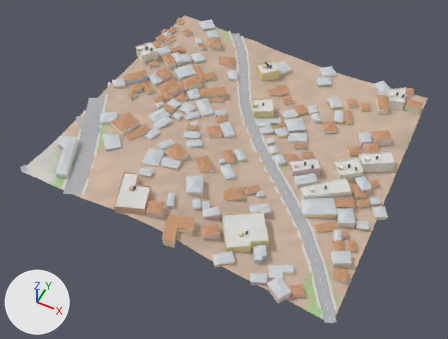
A saved change to the glTF model city/hi/t_2_-2.glb.
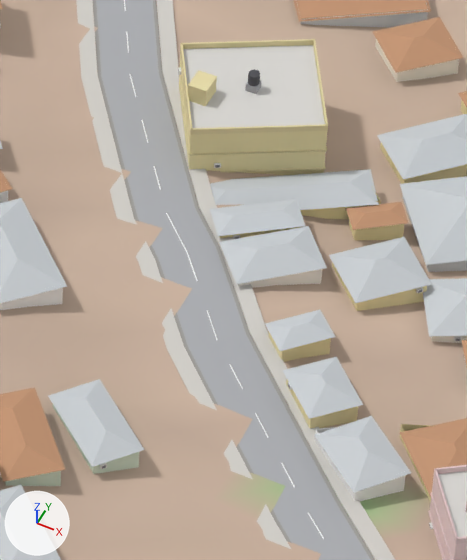
The first picture shows the older version from a 50 mm lens placed at (793.0, -726.0, 390.0), pointed at (637.0, -413.0, 0.0). The close-ups show the older and then the newer version on the part from 50% to 66% of the width and 27% to 51% of the height of that picture. Only the edits that show in the close-ups are written down. The axes (+X, +Y, +Z) are drawn at lower left. The lights are the same throughout. Vertices at exactly the same position are counted once.

Objects in the first close-up: 'Buildings-col', 'Details', 'Roads-col', 'Sidewalks-col', 'Terrain-col'.
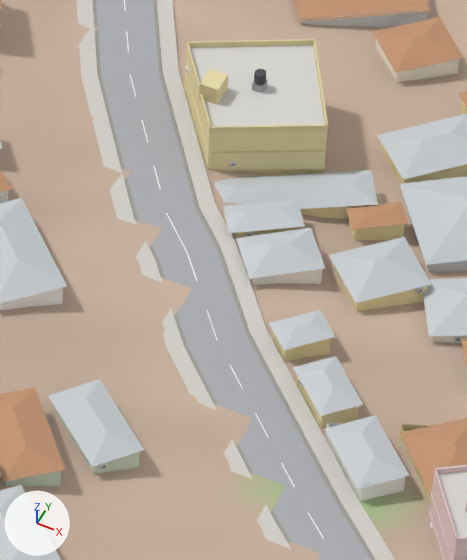
Changed parts and their boxes (x1, y1, x2, y2) in the close-ups (467 x 560 px; the box of a moved part takes in the faces that stretch with it):
part 1 of me_buildings_col, moved or reshaped: before (179, 50, 411, 501); after (185, 48, 410, 501)
part 2 of me_buildings_col, recoloured: before (354, 438, 410, 492); after (325, 415, 375, 454)
part 3 of me_details, moved or reshaped: before (180, 43, 192, 134); after (186, 42, 211, 132)
part 4 of me_details, moved or reshaped: before (245, 80, 262, 94); after (252, 79, 268, 93)
part 5 of me_details, moved or reshaped: before (248, 69, 260, 86); after (254, 69, 266, 86)
part 6 of me_details, moved or reshaped: before (188, 70, 217, 106); after (199, 69, 228, 105)
part 7 of me_details, moved or reshaped: before (214, 163, 221, 168); after (230, 161, 236, 166)
part 8 of me_details, moved or reshaped: before (178, 67, 328, 173); after (183, 66, 328, 171)

The edits, one by one:
me_buildings_col is used by ob_buildings_col; location (0.0, 0.0, 0.0).
me_buildings_col had 2238 vertices, 2573 faces and spanned x 508.0..775.0, y -518.0..-251.0, z 2.0..42.0.
me_buildings_col now has 2237 vertices, 2571 faces and spans x 508.0..775.0, y -518.0..-251.0, z 2.0..42.0.
Part 1, on me_buildings_col:
4 vertices are removed from x 658.0..670.0, y -387.0..-380.0, z 15.0..16.0.
17 faces are deleted.
20 vertices in x 639.0..679.0, y -400.0..-358.0, z 9.0..16.0 move by (1.0, 1.0, 0.0).
5 vertices in x 652.0..670.0, y -392.0..-374.0, z 10.0..15.0 move by (1.0, 2.0, 0.0).
3 vertices in x 647.0..648.0, y -369.0, z 10.0..14.0 move by (2.0, 2.0, 0.0).
11 vertices move from x 638.0..684.0, y -400.0..-357.0, z 9.0..19.0 to x 640.0..684.0, y -400.0..-356.0, z 9.0..19.0.
4 vertices are added at (662.0, -382.0, 15.0), (659.0, -380.0, 15.0), (671.0, -387.0, 16.0), (665.0, -385.0, 15.0).
3 new faces join them, mat_wall.
14 new faces join them, mat_roof.
me_buildings_col part 2: 4 kept faces spanning x 672.0..684.0, y -400.0..-388.0, z 14.0..15.0 get new vertex colours.
Other edits to the shape of me_buildings_col do not show in these pictures.
me_details has 4865 vertices, 7862 faces and spans x 508.0..774.0, y -518.0..-258.0, z 5.0..44.0.
me_details is used by ob_details; location (0.0, 0.0, 0.0).
me_details part 3: the loose piece of 8 vertices spanning x 630.0..638.0, y -357.0..-343.0, z 19.0..20.0 is moved by (1.0, 1.0, 0.0).
me_details part 4: the loose piece of 8 vertices spanning x 641.0..642.0, y -347.0..-345.0, z 19.0..20.0 is moved by (1.0, 0.0, 0.0).
me_details part 5: the loose piece of 21 vertices spanning x 641.0..642.0, y -347.0..-345.0, z 20.0..22.0 is moved by (1.0, 0.0, 0.0).
me_details part 6: the loose piece of 8 vertices spanning x 635.0..637.0, y -352.0..-348.0, z 19.0..22.0 is moved by (1.0, 1.0, 0.0).
me_details part 7: the loose piece of 8 vertices spanning x 641.0, y -356.0..-355.0, z 13.0..14.0 is moved by (2.0, 1.0, 0.0).
me_details part 8: 16 of 4865 vertices moved; they spanned x 638.0, y -357.0, z 12.0..20.0 and now span x 640.0, y -356.0, z 12.0..20.0; mean shift (2.0, 1.0, 0.0); largest move (638.0, -357.0, 20.0) -> (640.0, -356.0, 20.0).
